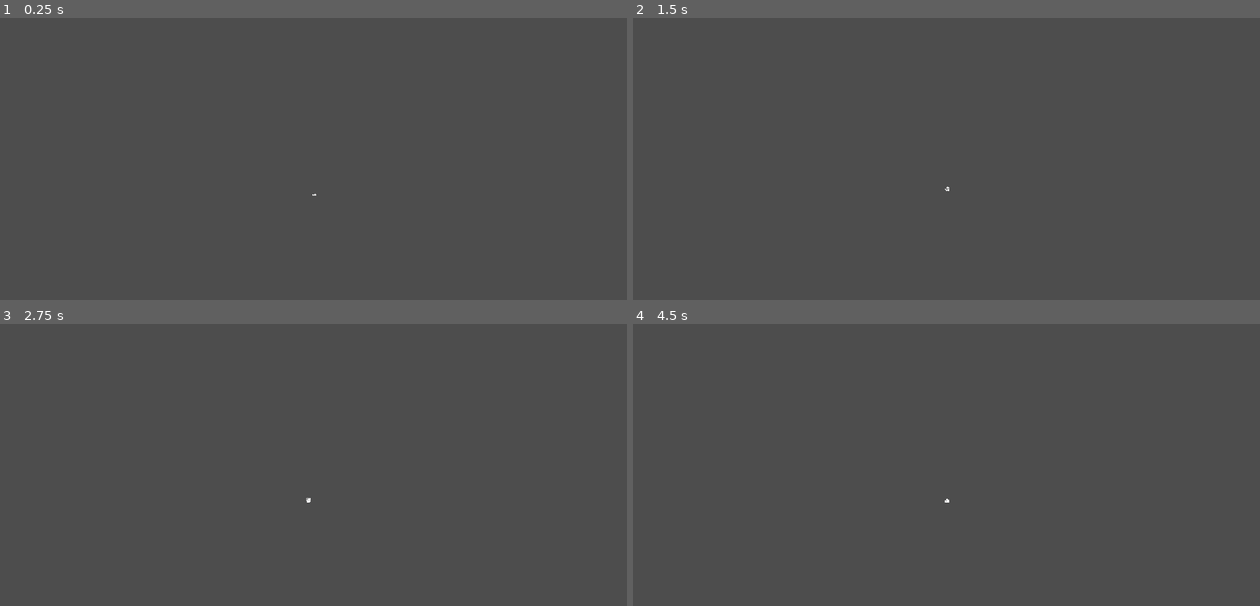
Above: before the commit, frames 1-4 (two rows, left to right).
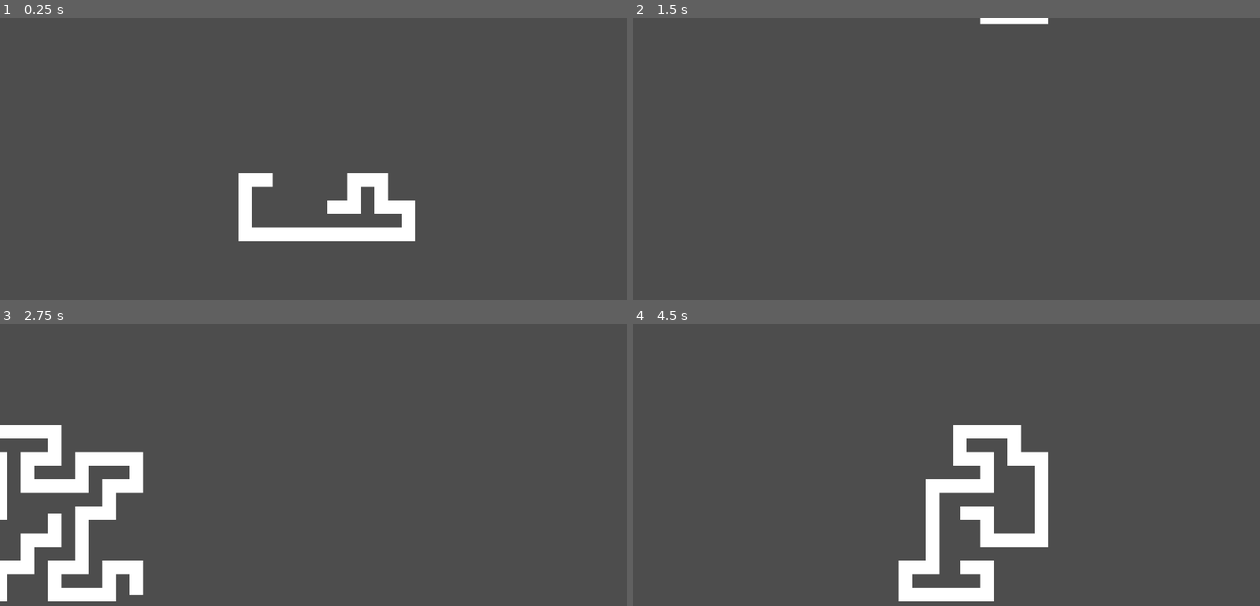
Above: after the commit, the same moments.

Repository: oOHimuraOo/Self-Avoiding-Walk-in-godot
Game: Godot game, scene res://Cena/Desenho.tscn
The game is run twice, just before and just after one commit, with the same random seed, the same clock (stepped at 60 frames per second) and the same inputs. The project has no main scene, so this scene is started directly.
Inputs (mouse positions are in pixels of both pictures, inside the frame that each line leads up to):
- Up to frame 1 (0.25 s): no input
- Up to frame 2 (1.5 s): tap Enter (ui_accept) at 0.5, 0.77 s; move the mouse to (1084, 175) at 0.52 s; hold Right (ui_right) 0.53-1.28 s; click (1084, 175) at 0.67 s; move the mouse to (821, 212) at 1.27 s; hold Down (ui_down) from 1.28 s (still down); click (821, 212) at 1.42 s
- Up to frame 3 (2.75 s): tap Enter (ui_accept) at 1.52 s; move the mouse to (376, 422) at 2.02 s; release Down (ui_down) at 2.03 s; hold Right (ui_right) from 2.03 s (still down); click (376, 422) at 2.17 s
- Up to frame 4 (4.5 s): move the mouse to (915, 569) at 2.77 s; release Right (ui_right) at 2.78 s; hold Up (ui_up) 2.78-3.53 s; click (915, 569) at 2.92 s; tap Enter (ui_accept) at 3.02, 3.77 s; move the mouse to (1134, 552) at 3.52 s; hold Left (ui_left) from 3.53 s (still down); click (1134, 552) at 3.67 s; move the mouse to (758, 448) at 4.27 s; click (758, 448) at 4.42 s

The runs differ from the first frame. In frame 1, 3.2% of the frame differs, in the area x 38-67%, y 55-80%; in frame 2, 0.3%; in frame 3, 6.2%, in the area x 0-50%, y 35-99%; in frame 4, 5.5%.

Commit message:
initial commit

Diff:
--- a/Script/Comportamento/Desenho.gd
+++ b/Script/Comportamento/Desenho.gd
@@ -13,7 +13,7 @@
 var linha:Line2D
 
 func _ready() -> void:
-	tamanhoTela = Vector2(400,400)#get_viewport().size
+	tamanhoTela = Vector2(350,350)#get_viewport().size
 	colunas = round(tamanhoTela.x / espaco)
 	linhas = round(tamanhoTela.y / espaco)
 	grid = criar_array_bidimensional(colunas, linhas)
@@ -27,16 +27,17 @@
 	linha = Line2D.new()
 	linha.width = 0.5
 	add_child(linha)
+	camera_2d.zoom = Vector2(50,50)
 
 func _process(_delta) -> void:
 	desenhar()
 
 func _input(_event):
 	if Input.is_mouse_button_pressed(MOUSE_BUTTON_WHEEL_DOWN):
-		camera_2d.zoom += Vector2(0.1,0.1)
+		camera_2d.zoom += Vector2(10,10)
 		print(camera_2d.zoom)
 	elif Input.is_mouse_button_pressed(MOUSE_BUTTON_WHEEL_UP):
-		camera_2d.zoom -= Vector2(0.1,0.1)
+		camera_2d.zoom -= Vector2(10,10)
 		if camera_2d.zoom < Vector2(0.2,0.2):
 			camera_2d.zoom = Vector2(0.1,0.1)
 	elif Input.is_action_just_pressed("ui_down"):
Not shown, added: export_presets.cfg
